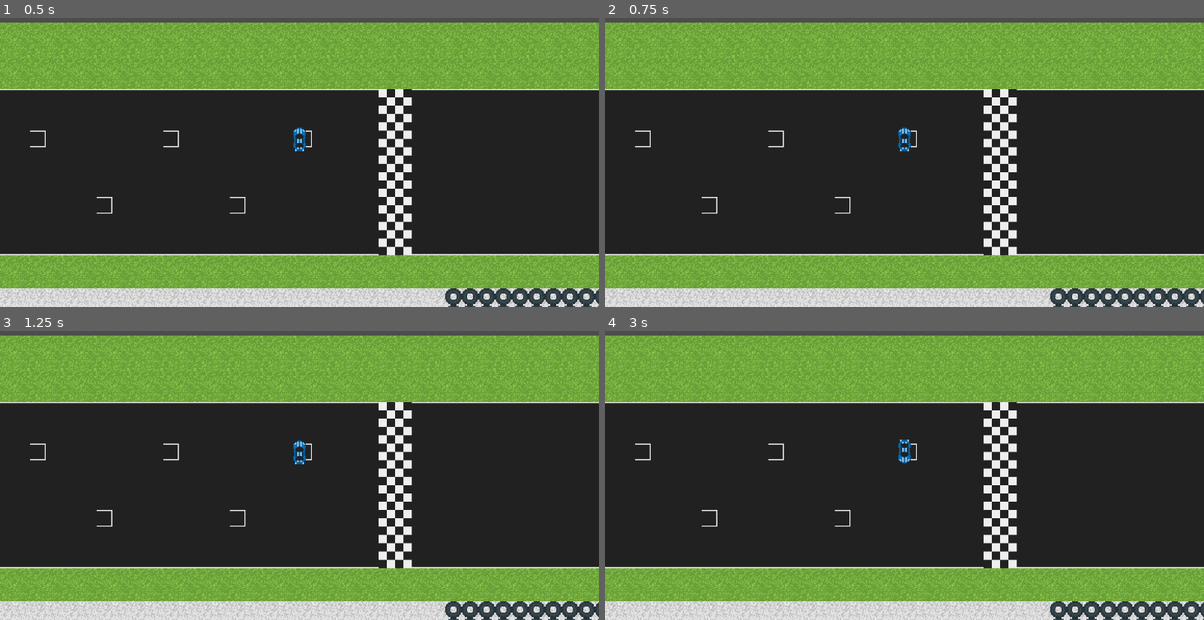
Above: before the commit, frames 1-4 (two rows, left to right).
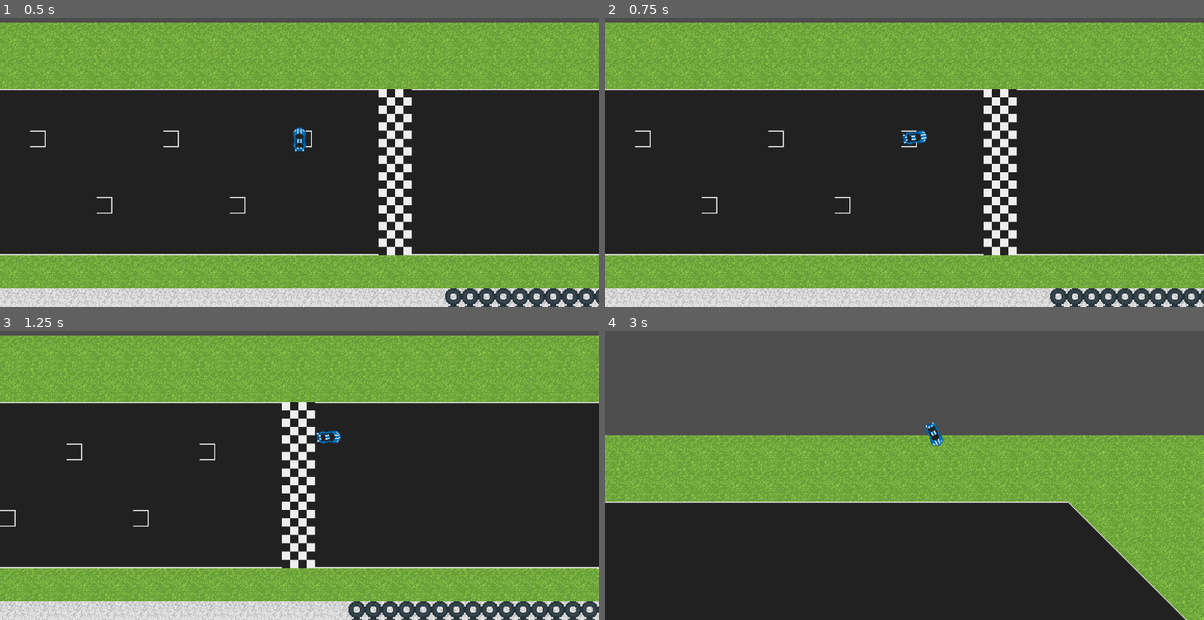
Above: after the commit, the same moments.

Repository: rocketCarlos/DriftingAcademy
Game: Godot game, scene res://scenes/test.tscn
Two runs of this game, one before a commit and one after it. Both use one fixed random seed, a clock stepped at 60 frames per second and the inputs below. The project has no main scene, so this scene is started directly.
Inputs (mouse positions are in pixels of both pictures, inside the frame that each line leads up to):
- Up to frame 1 (0.5 s): no input
- Up to frame 2 (0.75 s): tap Enter at 0.5 s; move the mouse to (1036, 122) at 0.52 s; press the mouse at (1036, 122) at 0.53 s
- Up to frame 3 (1.25 s): no input
- Up to frame 4 (3 s): move the mouse to (784, 469) at 1.27 s; release the mouse at (784, 469) at 1.28 s; click (784, 469) at 1.35 s; move the mouse to (964, 377) at 2.02 s; press the mouse at (964, 377) at 2.03 s; move the mouse to (874, 518) at 2.77 s; release the mouse at (874, 518) at 2.78 s; click (874, 518) at 2.85 s

Frame 1 is identical in both runs. In frame 2, 0.2% of the frame differs, in the area x 48-54%, y 37-47%; in frame 3, 11%; in frame 4, 79%, in the area x 0-100%, y 1-100%.
Error before the commit: Invalid access to property or key 'tile_set' on a base object of type 'Nil'. (res://scenes/circuits/circuit_1.gd:6)
Error after the commit: Attempt to call function 'get_custom_data' in base 'null instance' on a null instance. (res://scenes/car/car.gd:38)

Commit message:
Add terrain speed modifiers

Diff:
--- a/scenes/car/car.gd
+++ b/scenes/car/car.gd
@@ -32,7 +32,22 @@
 	var mouse_direction = (mouse_position - body.global_position).normalized()
 	var angle = Vector2(0.0, -1.0).angle_to(mouse_direction)
 
+	# Tile data of the tile the car is in
+	var tile_data = Globals.circuit_tileset.get_cell_tile_data(Globals.circuit_tileset.local_to_map(Globals.circuit_tileset.to_local(body.global_position)))
 
+	var tile_name = tile_data.get_custom_data('tile_name')
+	match tile_name:
+		'road', 'curb':
+			max_speed = SPEED_ROAD
+		'grass', 'gravel_grass':
+			max_speed = SPEED_GRASS
+		'gravel':
+			max_speed = SPEED_GRAVEL
+		_:
+			max_speed = SPEED_ROAD
+
+	#TODO: also adjust acceleration based on terrain
+	#TODO: manage speed based on the specific tile each car's wheel is in!
 
 	# -----------------------------------------
 	# manage movement
--- a/scenes/circuits/circuit_1.gd
+++ b/scenes/circuits/circuit_1.gd
@@ -2,5 +2,5 @@
 
 @onready var circuit_tileset = $road_layout
 
-func _init() -> void:
-	Globals.circuit_tileset = circuit_tileset.tile_set
+func _ready() -> void:
+	Globals.circuit_tileset = circuit_tileset
--- a/scenes/circuits/circuit_ts.tres
+++ b/scenes/circuits/circuit_ts.tres
@@ -6,62 +6,114 @@
 texture = ExtResource("1_iy3xc")
 texture_region_size = Vector2i(32, 32)
 0:0/0 = 0
+0:0/0/custom_data_0 = "road"
 0:1/0 = 0
+0:1/0/custom_data_0 = "curb"
 1:1/0 = 0
+1:1/0/custom_data_0 = "curb"
 2:1/0 = 0
+2:1/0/custom_data_0 = "curb"
 3:1/0 = 0
+3:1/0/custom_data_0 = "curb"
 0:2/0 = 0
+0:2/0/custom_data_0 = "curb"
 1:2/0 = 0
+1:2/0/custom_data_0 = "curb"
 3:2/0 = 0
+3:2/0/custom_data_0 = "curb"
 0:3/0 = 0
+0:3/0/custom_data_0 = "grass"
 1:3/0 = 0
+1:3/0/custom_data_0 = "half_road"
 3:3/0 = 0
+3:3/0/custom_data_0 = "half_road"
 0:4/0 = 0
+0:4/0/custom_data_0 = "gravel"
 1:4/0 = 0
+1:4/0/custom_data_0 = "half_road"
 3:4/0 = 0
+3:4/0/custom_data_0 = "half_road"
 4:1/0 = 0
+4:1/0/custom_data_0 = "curb"
 5:1/0 = 0
+5:1/0/custom_data_0 = "curb"
 6:1/0 = 0
+6:1/0/custom_data_0 = "curb"
 7:1/0 = 0
+7:1/0/custom_data_0 = "curb"
 8:1/0 = 0
+8:1/0/custom_data_0 = "curb"
 9:1/0 = 0
+9:1/0/custom_data_0 = "curb"
 10:1/0 = 0
+10:1/0/custom_data_0 = "curb"
 11:1/0 = 0
+11:1/0/custom_data_0 = "curb"
 2:2/0 = 0
+2:2/0/custom_data_0 = "curb"
 4:2/0 = 0
+4:2/0/custom_data_0 = "curb"
 5:2/0 = 0
+5:2/0/custom_data_0 = "curb"
 6:2/0 = 0
+6:2/0/custom_data_0 = "curb"
 7:2/0 = 0
+7:2/0/custom_data_0 = "curb"
 8:2/0 = 0
+8:2/0/custom_data_0 = "curb"
 9:2/0 = 0
+9:2/0/custom_data_0 = "curb"
 10:2/0 = 0
+10:2/0/custom_data_0 = "curb"
 11:2/0 = 0
+11:2/0/custom_data_0 = "curb"
 2:3/0 = 0
+2:3/0/custom_data_0 = "half_road"
 4:3/0 = 0
+4:3/0/custom_data_0 = "half_road"
 2:4/0 = 0
+2:4/0/custom_data_0 = "half_road"
 4:4/0 = 0
+4:4/0/custom_data_0 = "half_road"
 1:0/0 = 0
+1:0/0/custom_data_0 = "road"
 2:0/0 = 0
+2:0/0/custom_data_0 = "road"
 3:0/0 = 0
+3:0/0/custom_data_0 = "road"
 4:0/0 = 0
+4:0/0/custom_data_0 = "road"
 5:0/0 = 0
+5:0/0/custom_data_0 = "road"
 6:0/0 = 0
+6:0/0/custom_data_0 = "road"
 0:5/0 = 0
 0:5/0/physics_layer_0/polygon_0/points = PackedVector2Array(-16, -16, 16, -16, 16, 16, -16, 16)
+0:5/0/custom_data_0 = "tyre"
 1:5/0 = 0
 1:5/0/physics_layer_0/polygon_0/points = PackedVector2Array(-16, -16, 16, -16, 16, -0.31863, -0.31863, 16, -16, 16)
+1:5/0/custom_data_0 = "tyre"
 2:5/0 = 0
 2:5/0/physics_layer_0/polygon_0/points = PackedVector2Array(-16, -16, 16, -16, 16, 16, 0.637264, 16, -16, 0)
+2:5/0/custom_data_0 = "tyre"
 3:5/0 = 0
 3:5/0/physics_layer_0/polygon_0/points = PackedVector2Array(-16, -16, 0, -16, 16, 0, 16, 16, -16, 16)
+3:5/0/custom_data_0 = "tyre"
 4:5/0 = 0
 4:5/0/physics_layer_0/polygon_0/points = PackedVector2Array(-16, -0.31863, 0, -16, 16, -16, 16, 16, -16, 16)
+4:5/0/custom_data_0 = "tyre"
 5:4/0 = 0
+5:4/0/custom_data_0 = "grass_gravel"
 6:4/0 = 0
+6:4/0/custom_data_0 = "grass_gravel"
 7:4/0 = 0
+7:4/0/custom_data_0 = "grass_gravel"
 8:4/0 = 0
+8:4/0/custom_data_0 = "grass_gravel"
 
 [resource]
 tile_size = Vector2i(32, 32)
 physics_layer_0/collision_layer = 1
+custom_data_layer_0/name = "tile_name"
+custom_data_layer_0/type = 4
 sources/0 = SubResource("TileSetAtlasSource_dgnbp")
